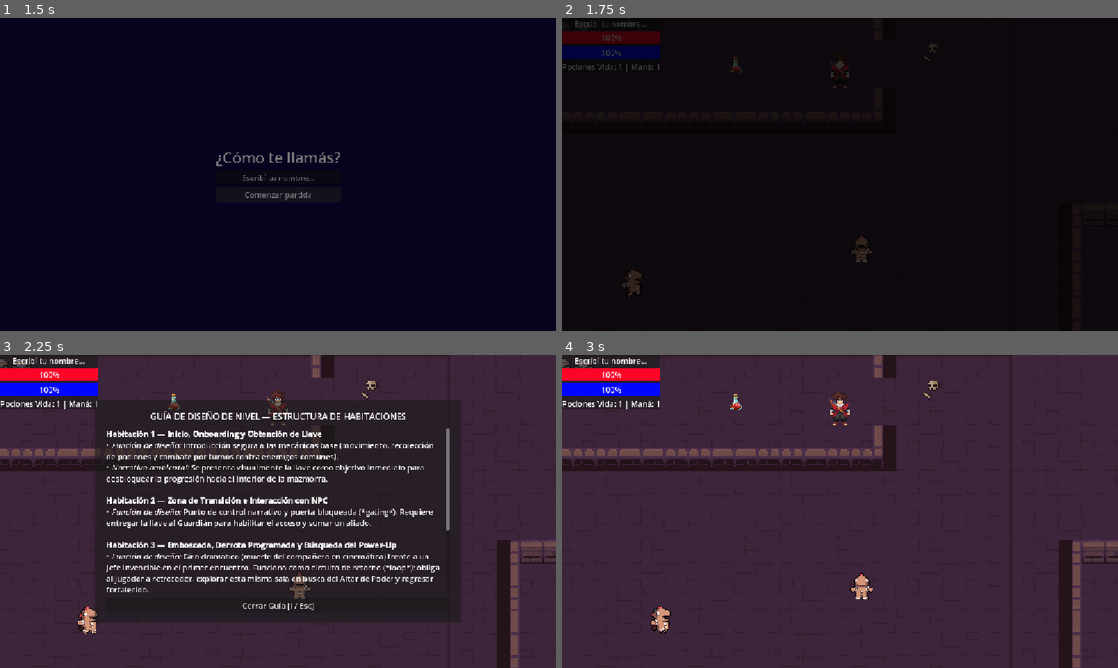
Above: before the commit, frames 1-4 (two rows, left to right).
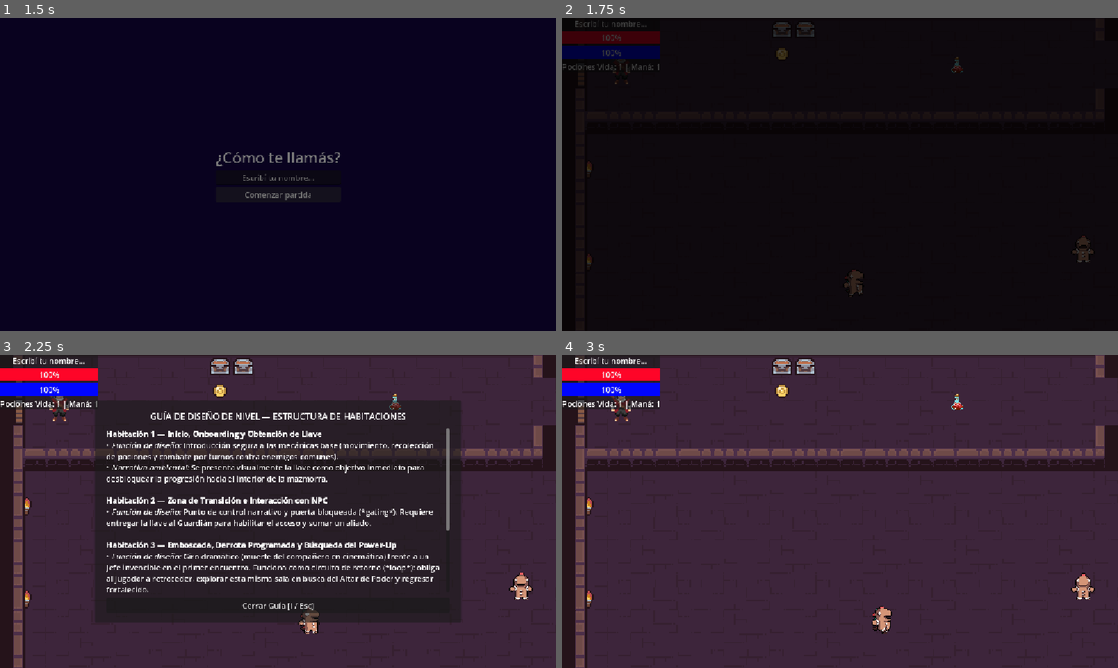
Above: after the commit, the same moments.

Repository: deffeu1/poke-que
Game: Godot game, scene res://escenas/MainMenu.tscn
The game is run twice, just before and just after one commit, with the same random seed, the same clock (stepped at 60 frames per second) and the same inputs.
Inputs:
- Up to frame 1 (1.5 s): click "Jugar" at 0.5 s; click "Comenzar partida" at 1.25 s
- Up to frame 2 (1.75 s): no input
- Up to frame 3 (2.25 s): tap Enter (ui_accept) at 2 s; hold Right (ui_right) from 2.03 s (still down); hold I (guia_nivel) from 2.03 s (still down)
- Up to frame 4 (3 s): tap Enter (ui_accept) at 2.27 s; release Right (ui_right) at 2.75 s; release I (guia_nivel) at 2.75 s; click "Cerrar Guía [I / Esc]" at 2.75 s

Frame 1 is identical in both runs. In frame 2, 1.0% of the frame differs, in the area x 4-96%, y 1-90%; in frame 3, 8.4%; in frame 4, 10%, in the area x 0-100%, y 0-100%.

Commit message:
noseqes

Diff:
--- a/poke-quee/escenas/world.tscn
+++ b/poke-quee/escenas/world.tscn
@@ -386,7 +386,7 @@
 tile_set = SubResource("TileSet_d0njd")
 
 [node name="character body" parent="." unique_id=1430670121 instance=ExtResource("2_58mta")]
-position = Vector2(345, 51)
+position = Vector2(41, 48)
 
 [node name="HUD" type="CanvasLayer" parent="." unique_id=1951445157]
 
